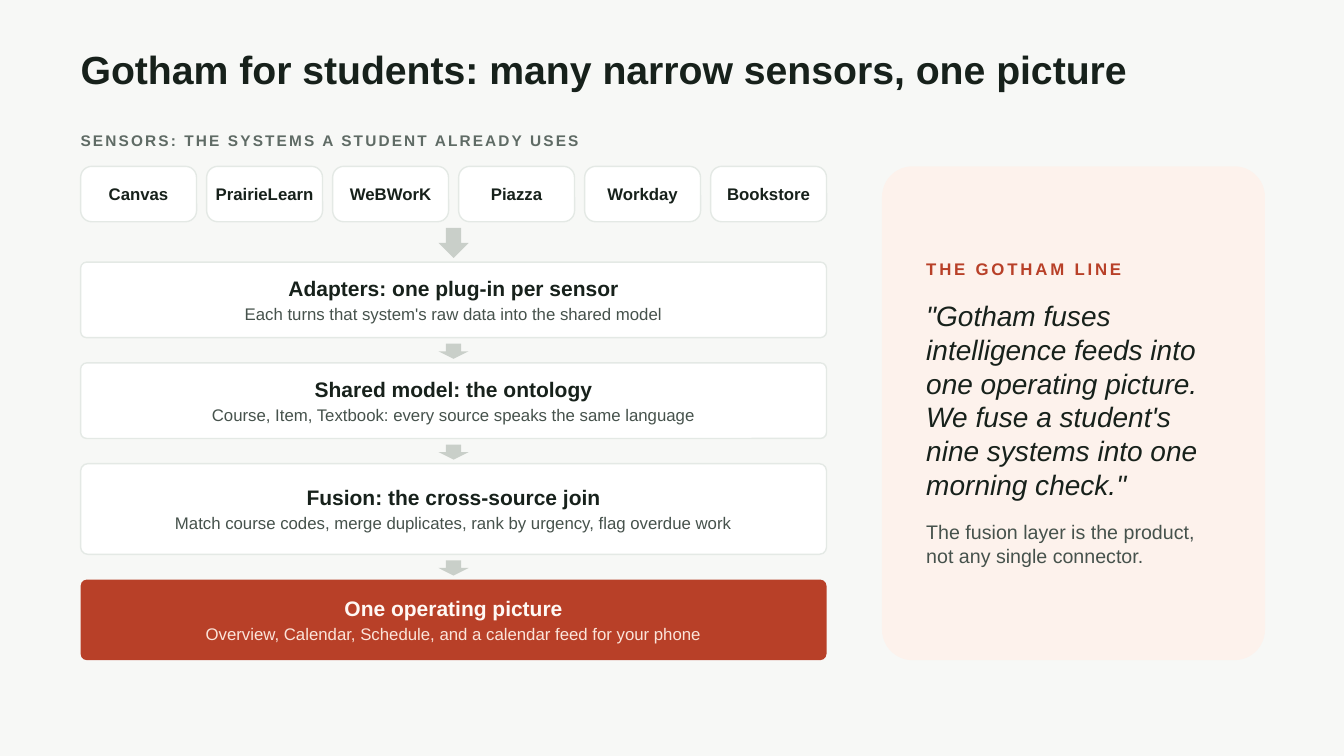
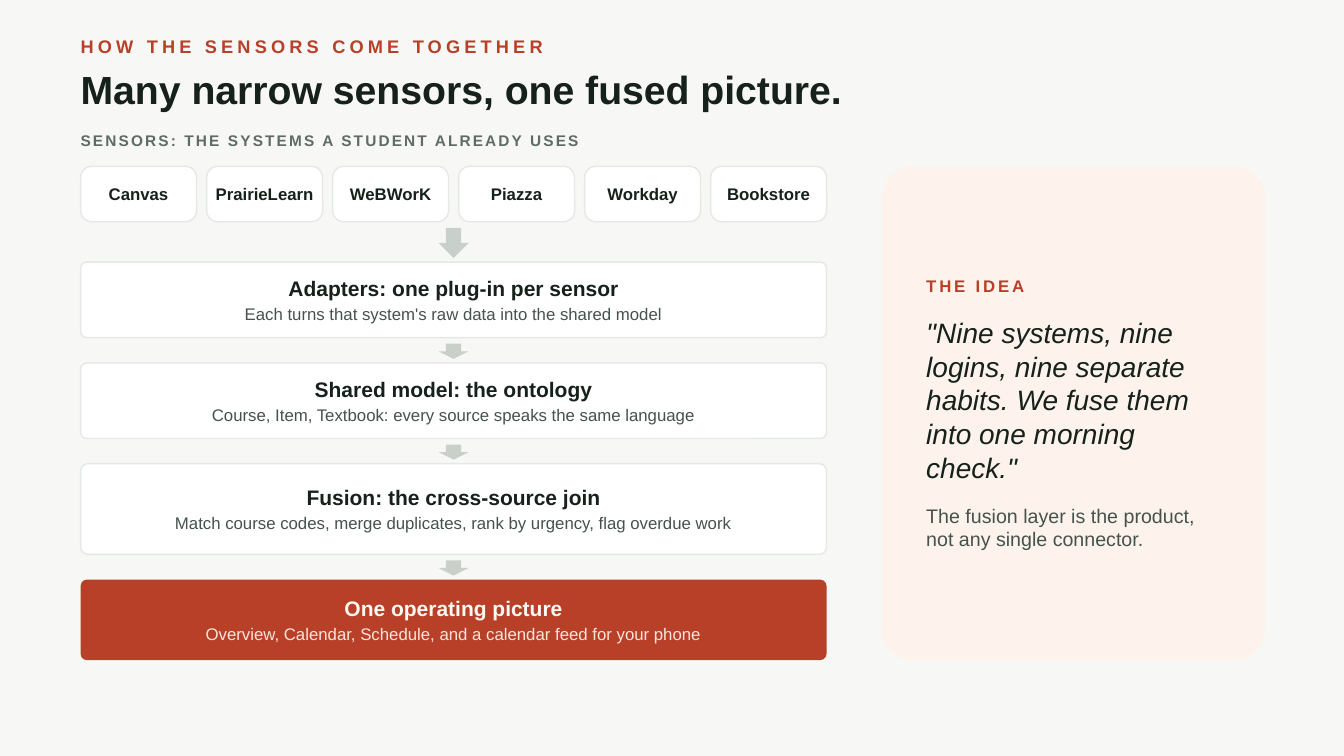
Before and after one commit to terraceonhigh/helloHacks26, a slide deck: slide 4 of docs/pitch/keynote/Lauds-keynote.pptx. Drawn at 1344x756 pixels with LibreOffice and Linux fonts; fonts in the diff are those of the drawing. Boxes give left, top, right and bottom in pixels: in the first picture for what was removed or moved away, otherwise in the second. Text is boxed around its words. In the diff, an @@ line names an element or a change of style, - is before the commit and + after.

```diff
--- a/docs/pitch/keynote/Lauds-keynote.pptx
+++ b/docs/pitch/keynote/Lauds-keynote.pptx
@@ text added at (81, 40, 543, 53), 13 pt, text #B84028, bold @@
+HOW THE SENSORS COME TOGETHER
@@ text at (81, 75, 841, 112): text changed @@
-Gotham for students: many narrow sensors, one picture
+Many narrow sensors, one fused picture.
@@ text in rounded rectangle at (926, 280, 1189, 479): text changed @@
-THE GOTHAM LINE
-"Gotham fuses intelligence feeds into one operating picture. We fuse a student's nine systems into one morning check."
+THE IDEA
+"Nine systems, nine logins, nine separate habits. We fuse them into one morning check."
```
Also in this commit, not shown: 5 other slides changed, 6 other files.
